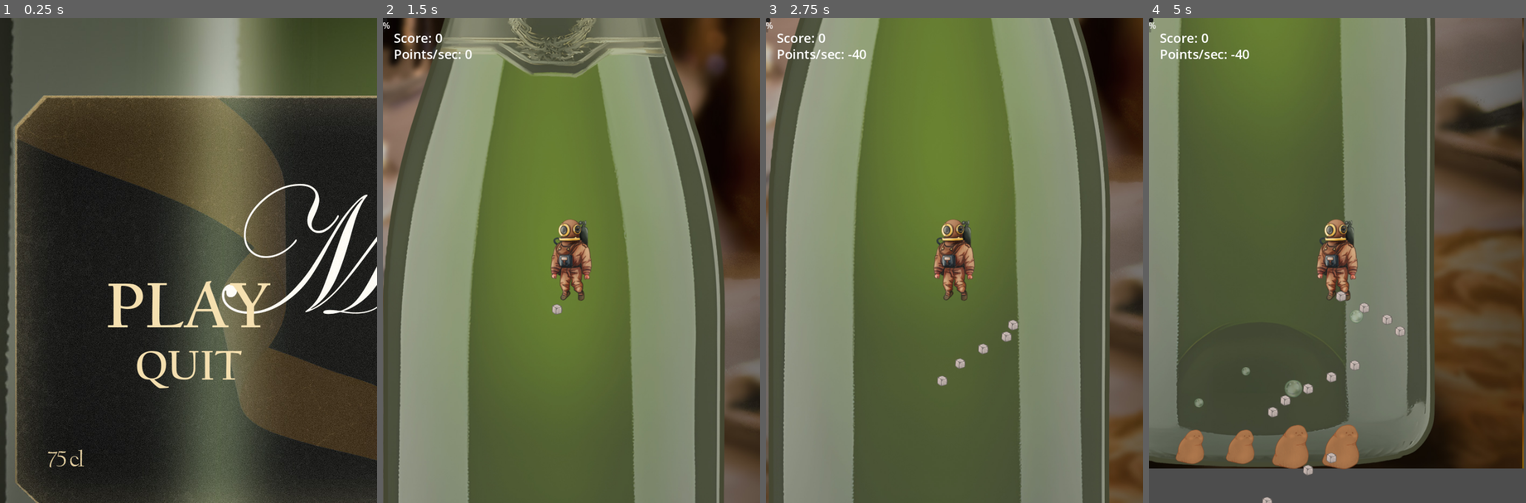
Above: before the commit, frames 1-4 (left to right).
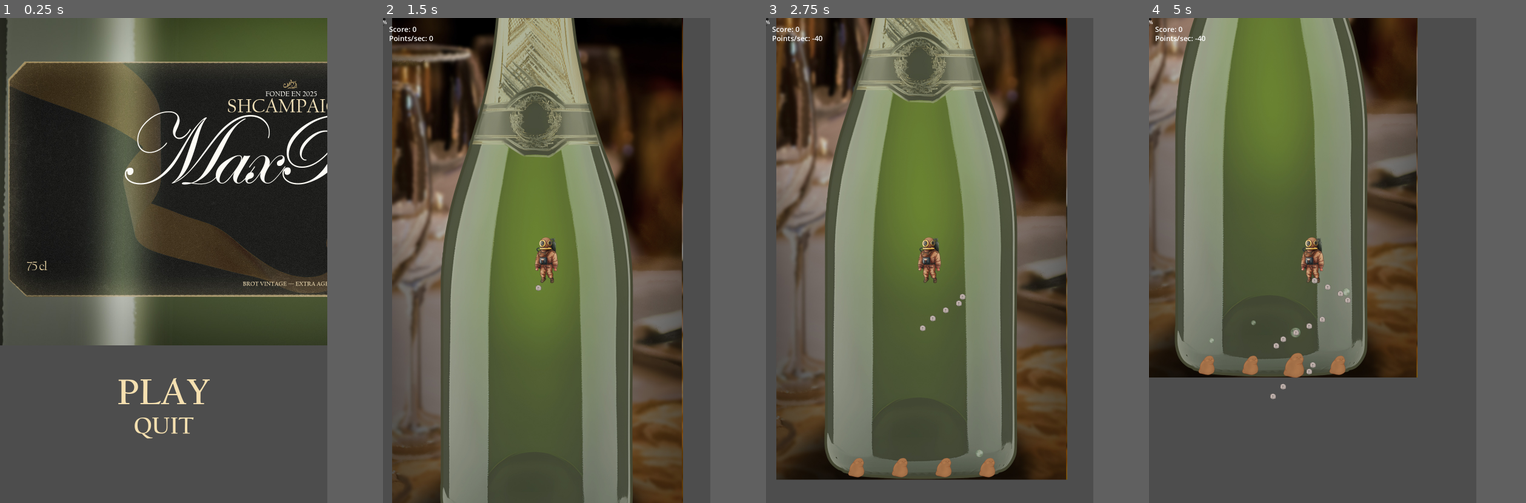
Above: after the commit, the same moments.

Repository: Pelinakit/max-paine
Game: Godot game, scene res://scenes/main_menu.tscn
The game is run twice, just before and just after one commit, with the same random seed, the same clock (stepped at 60 frames per second) and the same inputs.
Inputs:
- Up to frame 1 (0.25 s): no input
- Up to frame 2 (1.5 s): click "PLAY" at 0.5 s; hold D (move_right) from 1.28 s (still down); hold Space (shoot) from 1.28 s (still down)
- Up to frame 3 (2.75 s): release D (move_right) at 2.03 s; release Space (shoot) at 2.03 s; hold A (move_left) from 2.03 s (still down); tap Space (shoot) at 2.1 s
- Up to frame 4 (5 s): release A (move_left) at 2.78 s; hold Space (shoot) 2.78-3.53 s; hold D (move_right) 2.78-4.28 s; tap Space (shoot) at 3.6 s; hold A (move_left) from 4.28 s (still down); hold Space (shoot) from 4.28 s (still down)
In our replay, the window is 622x800 before the commit and 540x800 after it. These sizes can differ from the game's own. Grey fills any space a smaller window leaves; there, only what the larger window draws over its background counts as a difference.

The runs differ from the first frame. In frame 1, 67% of the frame differs, in the area x 0-100%, y 0-100%; in frame 2, 71%; in frame 3, 68%; in frame 4, 62%.

Commit message:
Feat(UI): Update viewport and scene references
- Increase viewport size to 1080x1920 for mobile-friendly layout
- Add unique UIDs to HUD and PauseMenu scene references

Diff:
--- a/project.godot
+++ b/project.godot
@@ -21,8 +21,8 @@
 
 [display]
 
-window/size/viewport_width=700
-window/size/viewport_height=900
+window/size/viewport_width=1080
+window/size/viewport_height=1920
 
 [input]
 
Not shown: 1 places in scenes/main/Main.tscn that only renumber resources
